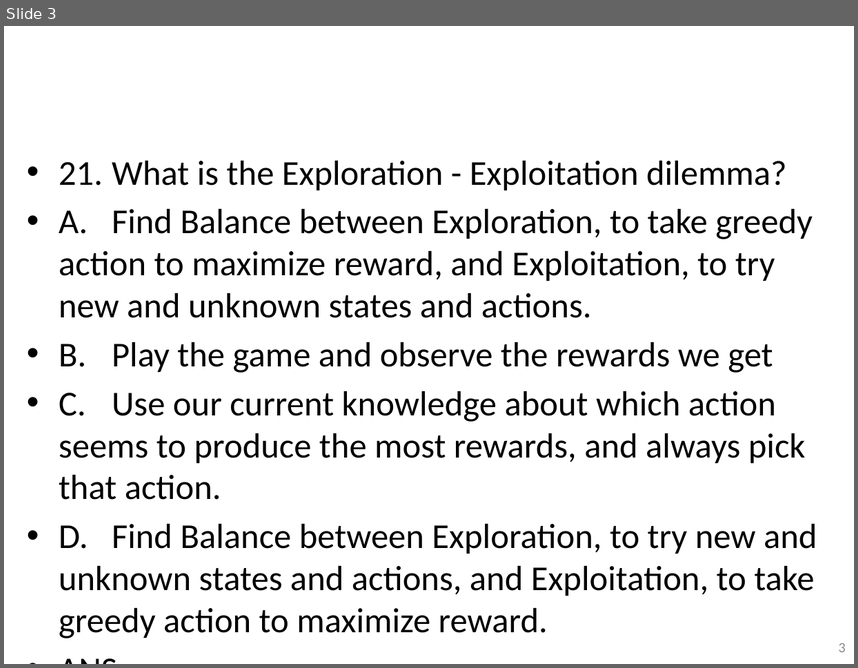
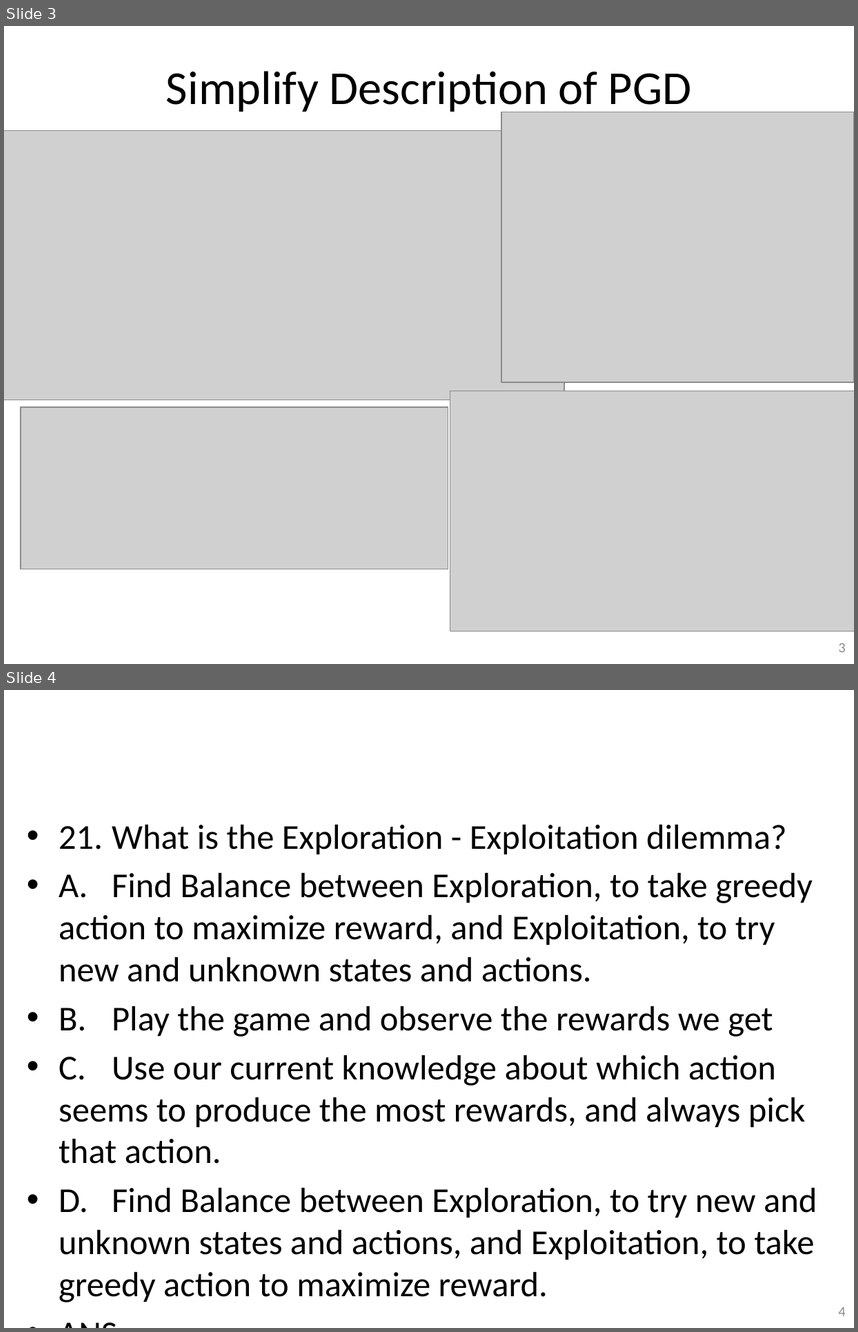
Before and after one commit to guzonghua/saav, a slide deck: PPTs/bak/UMU SDC TODO.pptx. Shown one above the other, each under a label of ours: slide 3 before the commit, slides 3 and 4 after it. The pictures are 858x668 and 858x1332 pixels, drawn with LibreOffice and Linux fonts; fonts in the diff are those of the drawing; grey boxes stand for pictures. Boxes give left, top, right and bottom in pixels: in the first picture for what was removed or moved away, otherwise in the second. Text is boxed around its words. In the diff, an @@ line names an element or a change of style, - is before the commit and + after.

```diff
--- a/PPTs/bak/UMU SDC TODO.pptx
+++ b/PPTs/bak/UMU SDC TODO.pptx
@@ slide 3 added at (4,26,854,664), background #FFFFFF; not listed: 1 template element that a slide beside it also shows @@
@@ title added at (166,71,692,116), 40 pt, text #000000 @@
+Simplify Description of PGD
@@ picture added at (501,112,854,382) @@
@@ picture added at (4,131,564,399) @@
@@ picture added at (450,391,854,630) @@
@@ picture added at (21,407,448,569) @@
@@ what was slide 3 is now slide 4 @@
@@ page number at (838,1307,845,1316): text changed @@
-3
+4
```
Also in this commit, not shown: 1 slide changed, 1 other slide added, 1 slide removed, 6 other files.
